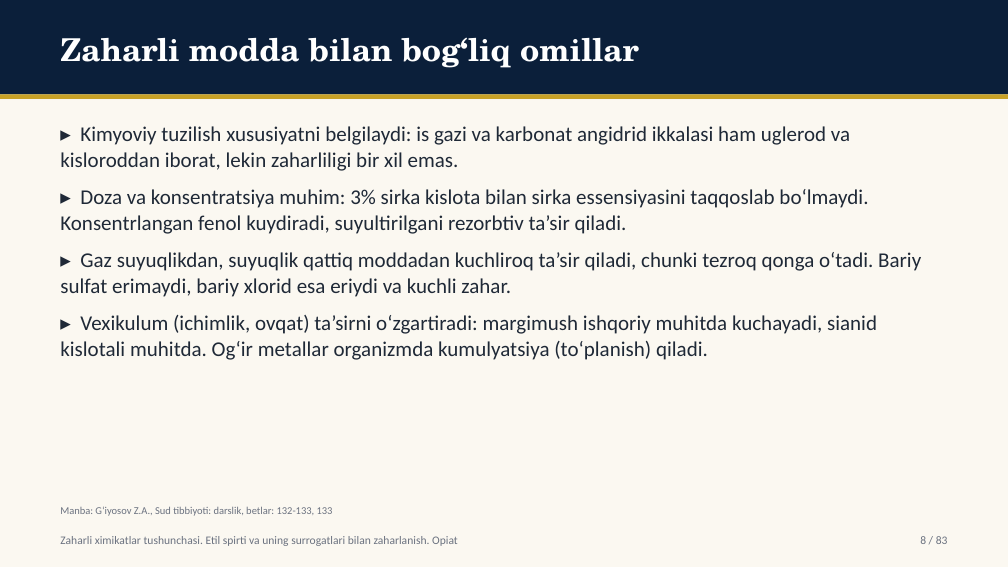
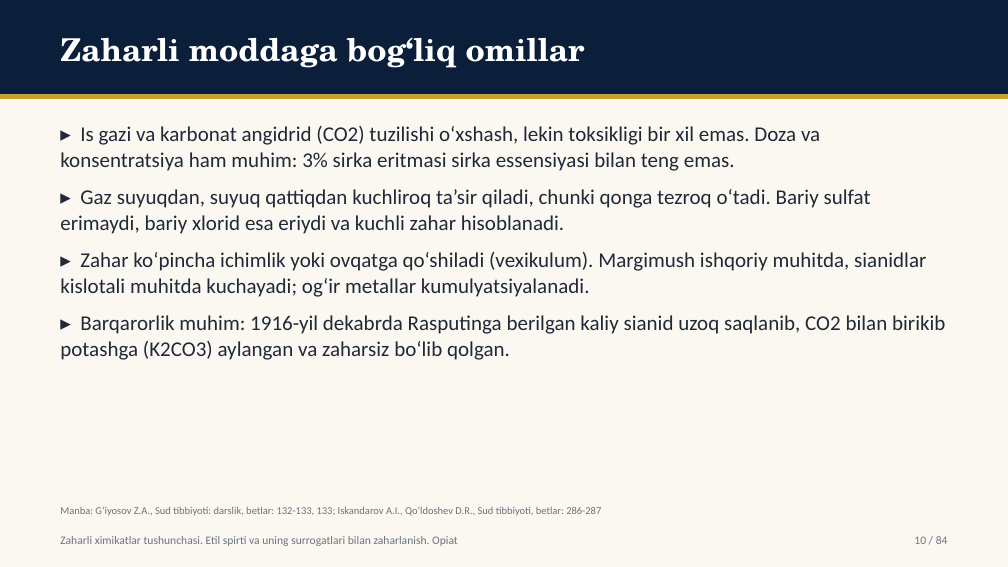
Before and after one commit to davlatsudekspert/forensic-expert, a slide deck: slide 10 of out/ktp26-u-29.pptx (slide 8 before the commit). Drawn at 1008x567 pixels with LibreOffice and Linux fonts; fonts in the diff are those of the drawing. Boxes give left, top, right and bottom in pixels: in the first picture for what was removed or moved away, otherwise in the second. Text is boxed around its words. In the diff, an @@ line names an element or a change of style, - is before the commit and + after.

```diff
--- a/out/ktp26-u-29.pptx
+++ b/out/ktp26-u-29.pptx
@@ text at box(60, 37, 585, 68): text changed @@
-Zaharli modda bilan bog‘liq omillar
+Zaharli moddaga bog‘liq omillar
@@ text at box(60, 126, 945, 360): text changed @@
-▸ Kimyoviy tuzilish xususiyatni belgilaydi: is gazi va karbonat angidrid ikkalasi ham uglerod va kisloroddan iborat, lekin zaharliligi bir xil emas.
-▸ Doza va konsentratsiya muhim: 3% sirka kislota bilan sirka essensiyasini taqqoslab bo‘lmaydi. Konsentrlangan fenol kuydiradi, suyultirilgani rezorbtiv ta’sir qiladi.
-▸ Gaz suyuqlikdan, suyuqlik qattiq moddadan kuchliroq ta’sir qiladi, chunki tezroq qonga o‘tadi. Bariy sulfat erimaydi, bariy xlorid esa eriydi va kuchli zahar.
-▸ Vexikulum (ichimlik, ovqat) ta’sirni o‘zgartiradi: margimush ishqoriy muhitda kuchayadi, sianid kislotali muhitda. Og‘ir metallar organizmda kumulyatsiya (to‘planish) qiladi.
+▸ Is gazi va karbonat angidrid (CO2) tuzilishi o‘xshash, lekin toksikligi bir xil emas. Doza va konsentratsiya ham muhim: 3% sirka eritmasi sirka essensiyasi bilan teng emas.
+▸ Gaz suyuqdan, suyuq qattiqdan kuchliroq ta’sir qiladi, chunki qonga tezroq o‘tadi. Bariy sulfat erimaydi, bariy xlorid esa eriydi va kuchli zahar hisoblanadi.
+▸ Zahar ko‘pincha ichimlik yoki ovqatga qo‘shiladi (vexikulum). Margimush ishqoriy muhitda, sianidlar kislotali muhitda kuchayadi; og‘ir metallar kumulyatsiyalanadi.
+▸ Barqarorlik muhim: 1916-yil dekabrda Rasputinga berilgan kaliy sianid uzoq saqlanib, CO2 bilan birikib potashga (K2CO3) aylangan va zaharsiz bo‘lib qolgan.
@@ text at box(60, 506, 601, 516): text changed @@
-Manba: G‘iyosov Z.A., Sud tibbiyoti: darslik, betlar: 132-133, 133
+Manba: G‘iyosov Z.A., Sud tibbiyoti: darslik, betlar: 132-133, 133; Iskandarov A.I., Qo‘ldoshev D.R., Sud tibbiyoti, betlar: 286-287
@@ text at box(914, 536, 948, 544): text changed @@
-8 / 83
+10 / 84
```
Also in this commit, not shown: 58 other slides changed, 23 slides added, 22 slides removed, 32 other files.
